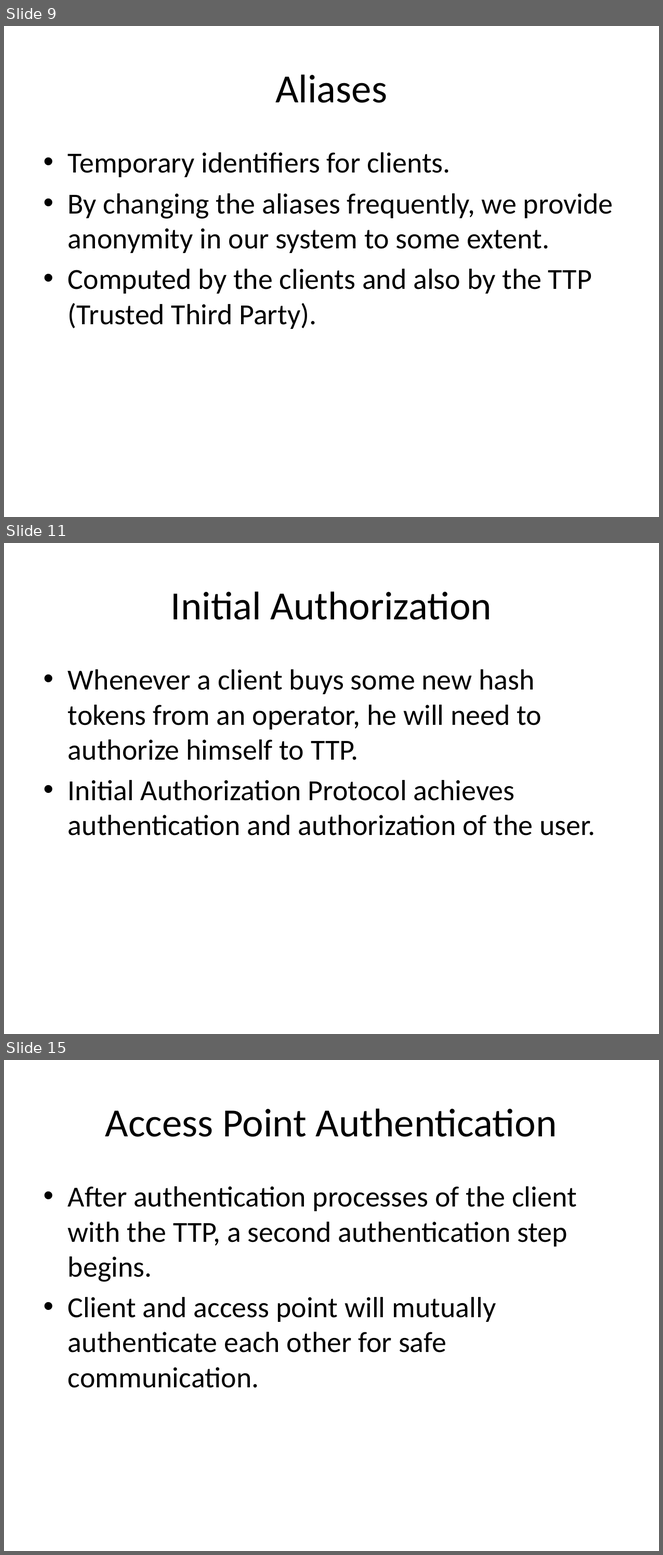
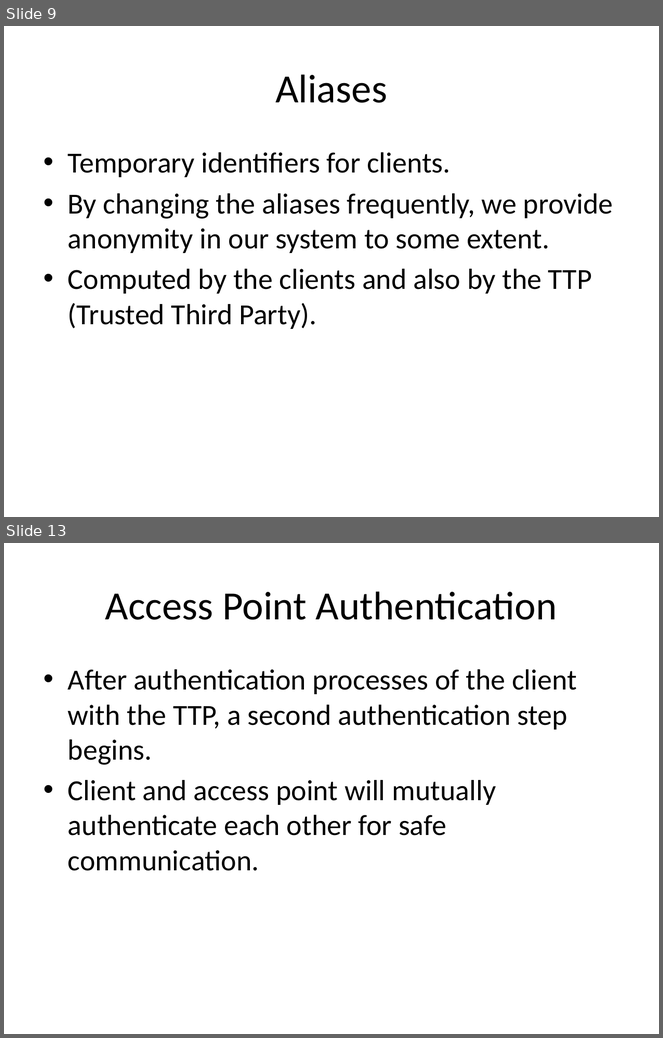
Before and after one commit to canleloglu/worddoc, a slide deck: sunumNew.pptx. Shown one above the other, each under a label of ours: slides 9, 11 and 15 before the commit, slides 9 and 13 after it; the slides between them are not shown. The pictures are 663x1555 and 663x1038 pixels, drawn with LibreOffice and Linux fonts; fonts in the diff are those of the drawing. Boxes give left, top, right and bottom in pixels: in the first picture for what was removed or moved away, otherwise in the second. Text is boxed around its words. In the diff, an @@ line names an element or a change of style, - is before the commit and + after.

```diff
--- a/sunumNew.pptx
+++ b/sunumNew.pptx
@@ slide 11 removed at bbox=[4, 543, 659, 1034], background #FFFFFF @@
@@ title removed at bbox=[171, 591, 492, 620] @@
-Initial Authorization
@@ text removed at bbox=[68, 669, 595, 836] @@
-• Whenever a client buys some new hash tokens from an operator, he will need to authorize himself to TTP.
-• Initial Authorization Protocol achieves authentication and authorization of the user.
@@ what was slide 15 is now slide 13 @@
```
Also in this commit, not shown: 11 slides changed, 37 slides added, 10 other slides removed, 1 other file.
